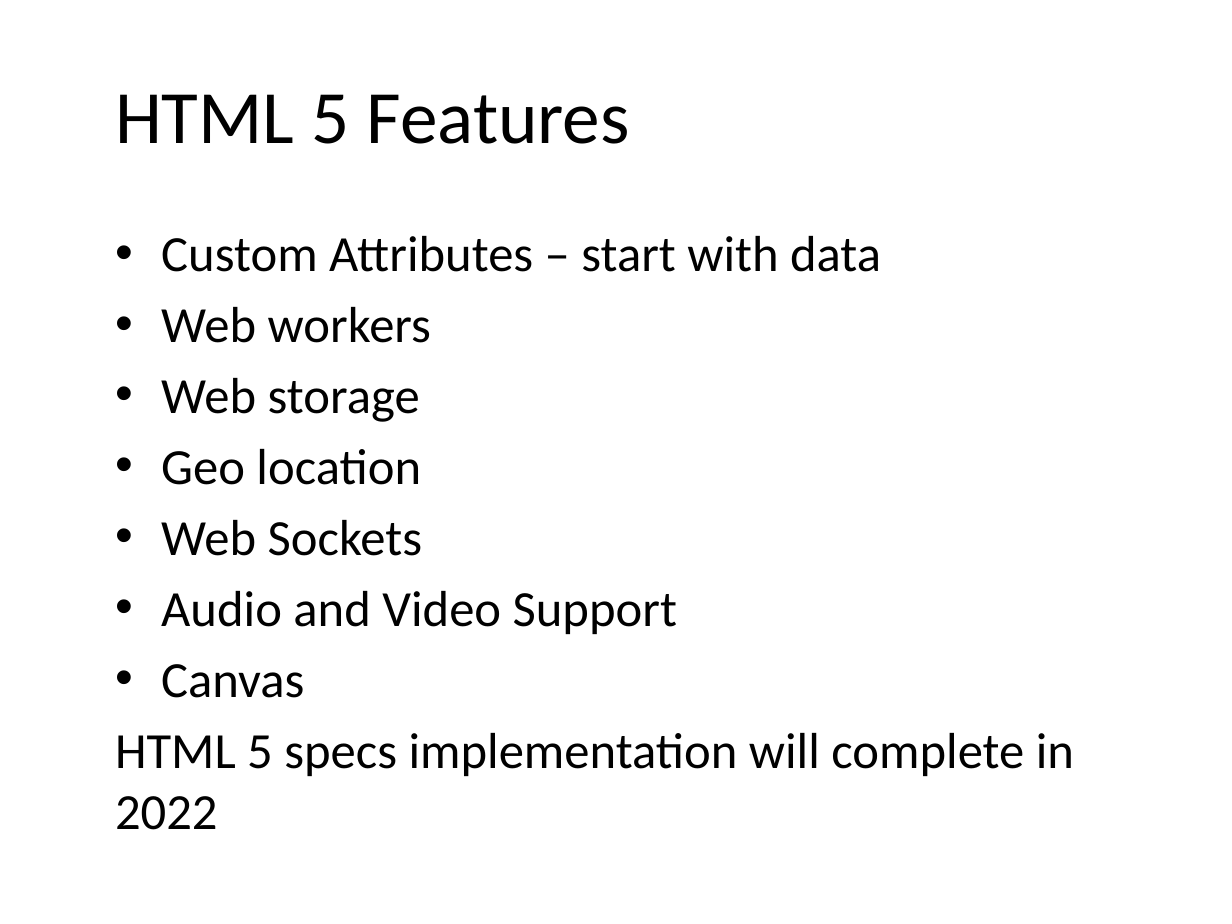
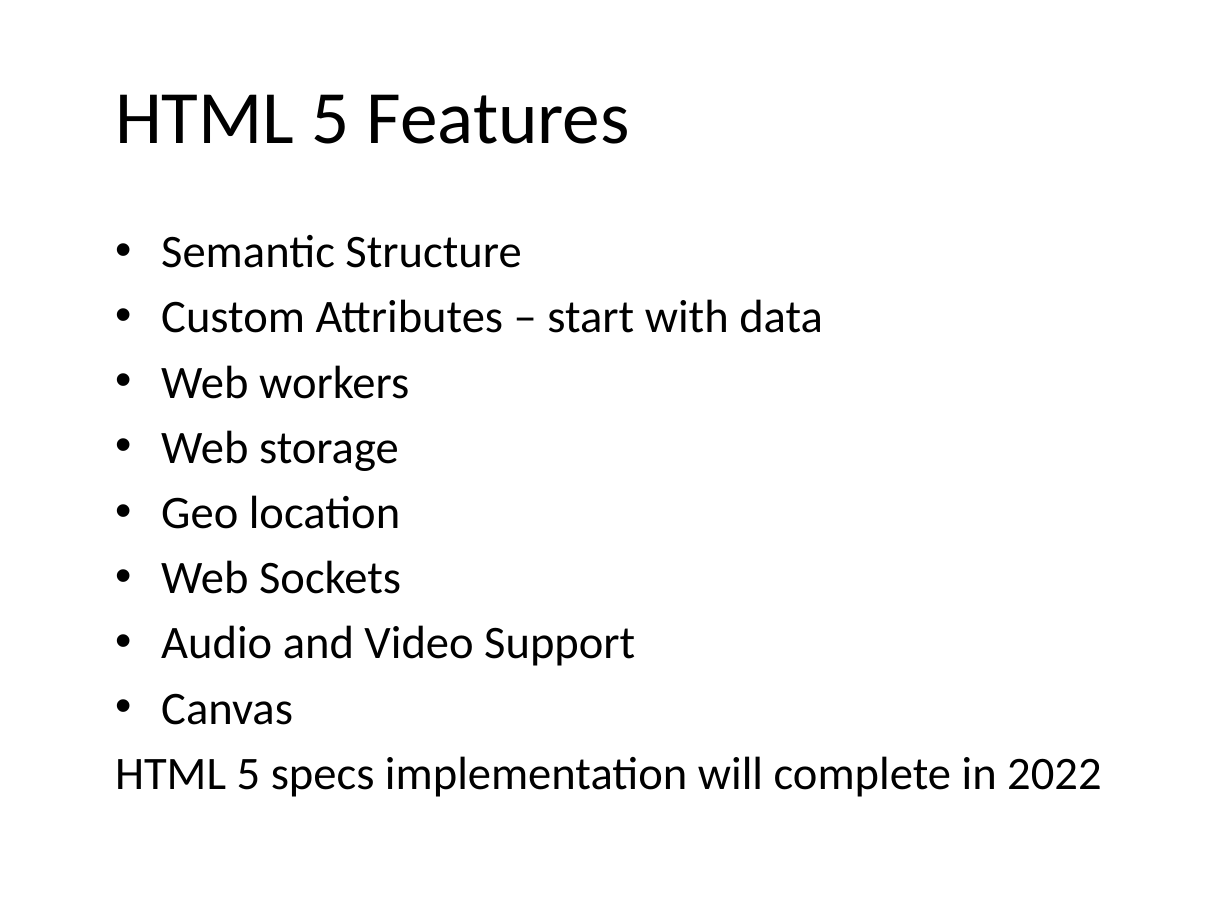
Before and after one commit to punchouty/accessibility, a slide deck: slide 4 of ppt/aria.pptx. Drawn at 1232x924 pixels with LibreOffice and Linux fonts; fonts in the diff are those of the drawing; background and template pictures are left out. Boxes give left, top, right and bottom in pixels: in the first picture for what was removed or moved away, otherwise in the second. Text is boxed around its words. In the diff, an @@ line names an element or a change of style, - is before the commit and + after.

```diff
--- a/ppt/aria.pptx
+++ b/ppt/aria.pptx
@@ text at [161,235,521,268]: paragraph added @@
+• Semantic Structure
@@ text at [115,299,1101,797]: size 29.6 to 27.2 pt in "Custom Attributes – start with data", "Web workers", "Web storage", "Geo location" and 4 more places @@
```
Also in this commit, not shown: 4 other slides changed, 4 slides added, 12 other files.
